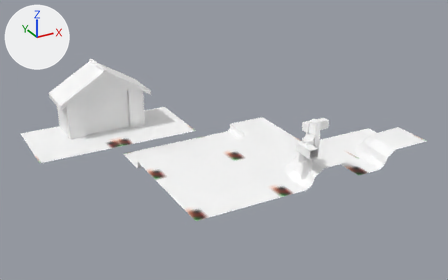
An edit to the FBX model Assets/Models/Tiles.fbx, drawn before and after from the same camera.
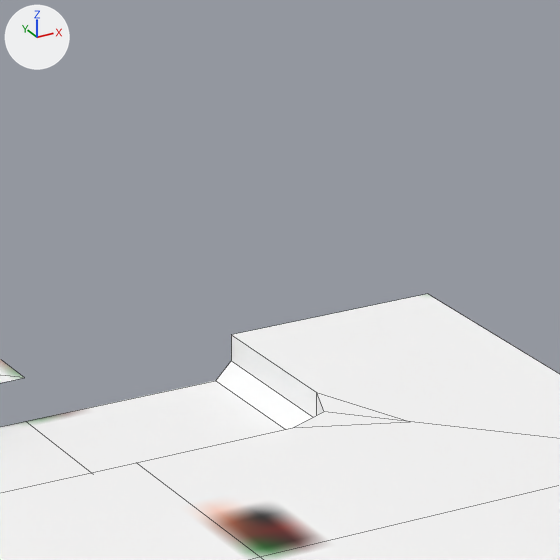
Old and new are each drawn whole from a 50 mm camera at (-2.24, -4.64, 3.1) aimed at (1.05, 1.35, 0.11) and again close up on the part from 43% to 63% of the width and 25% to 57% of the height. Arrows for +X, +Y and +Z are at upper left; the lights stay in place. The close-ups show mesh edges as thin lines. Where no turn or scale is listed for an object, it has been applied to the vertices.

Before the edit, the objects in view are built like this:
```python
me_plane_001 = bpy.data.meshes.new('Plane.001')
me_plane_001.from_pydata(...)  # 10 vertices, 4 faces; spans x 0.0..1.0, y 0.0..1.0, z -0.1..0.0
me_plane_001.materials.append(mat_ubershader)  # picture img_palette_png
me_plane_002 = bpy.data.meshes.new('Plane.002')
me_plane_002.from_pydata(...)  # 20 vertices, 13 faces; spans x 0.0..1.0, y 0.0..1.0, z -0.1..0.0
me_plane_002.materials.append(mat_ubershader)  # picture img_palette_png
me_plane_003 = bpy.data.meshes.new('Plane.003')
me_plane_003.from_pydata(...)  # 64 vertices, 40 faces; spans x 0.0..1.0, y 0.0..1.0, z -0.05..0.49
me_plane_003.materials.append(mat_ubershader)  # picture img_palette_png
ob_obstacle_barrier_corner = bpy.data.objects.new('Obstacle barrier corner', me_plane_003)
ob_obstacle_barrier_corner.location = (1.0, 0.0, 0.0)
ob_plane_001 = bpy.data.objects.new('Plane.001', me_plane_001)
ob_plane_001.location = (0.0, 1.0, 0.0)
ob_plane_002 = bpy.data.objects.new('Plane.002', me_plane_002)
ob_plane_002.location = (1.0, 1.0, 0.0)
```
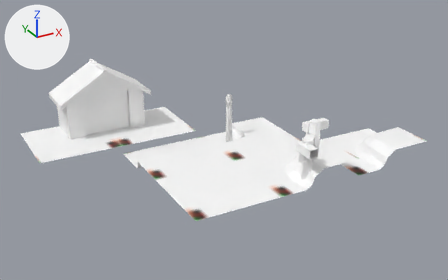
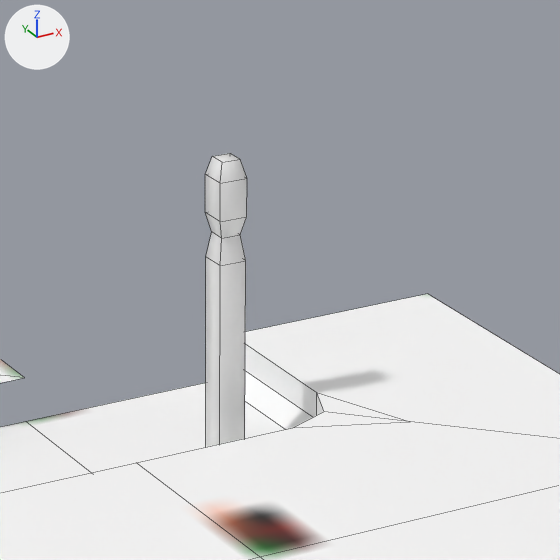
Pixel boxes [x1, y1, x2, y2] of what changed, in the close-ups (560 x 560 px):
'Wheat', added
    after: [205, 153, 247, 447]

What changed in the scene script:
```text
Add me_cube_001:
    me_cube_001.from_pydata(...)  # 24 vertices, 21 faces; spans x -0.031..0.031, y -0.031..0.031, z -0.125..0.539
Add ob_wheat:
    ob_wheat = bpy.data.objects.new('Wheat', me_cube_001)
    ob_wheat.location = (1.304, 1.677, 0.0)
```
